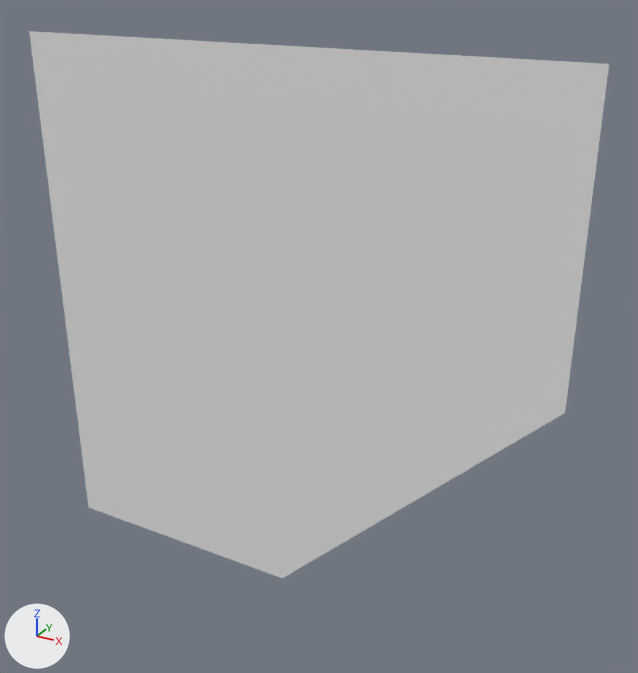
Two versions of the Blender file Assets/Models/Blender Files/cliff_middle_middle_roof.blend, one commit apart.
Rendered twice from a 50 mm lens placed at (0.739, -1.195, 0.634), pointed at (0.096, -0.025, 0.048). Lighting does not change. The marker at lower left points along +X, +Y and +Z.
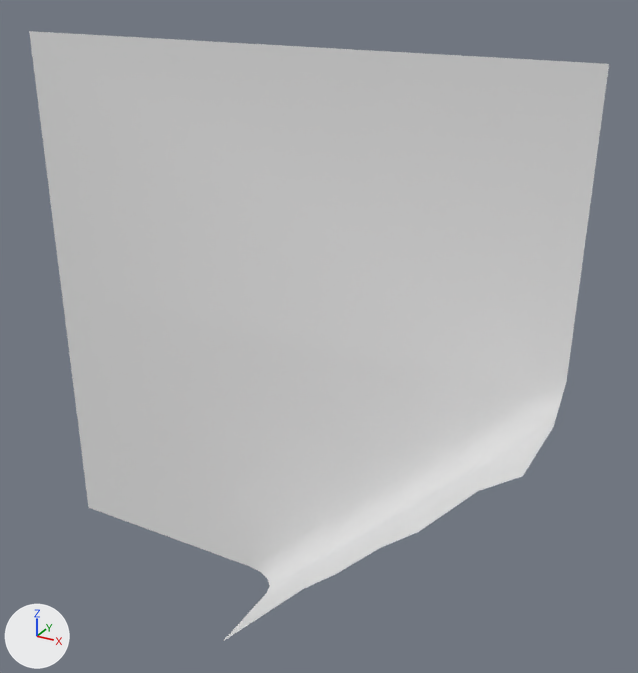
Where the change shows, as pixel boxes [x1, y1, x2, y2] in the pictures (638 x 673 px):
'Plane', reshaped (11% taller)
    before: [29, 31, 609, 578]
    after: [29, 31, 609, 641]
part 1 of me_plane, built on
    before: [227, 121, 602, 578]
    after: [223, 121, 601, 641]

Patch to the scene script:
```diff
--- a/Assets/Models/Blender Files/cliff_middle_middle_roof.blend.py
+++ b/Assets/Models/Blender Files/cliff_middle_middle_roof.blend.py
@@ me_plane @@
 # used by ob_plane; location = (0.0, 0.0, 0.0)
-me_plane.from_pydata(...)  # 6 vertices, 2 faces; spans x -0.5..0.5, y 0.0, z -0.5..0.5
+me_plane.from_pydata(...)  # 53 vertices, 41 faces; spans x -0.5..0.5, y -0.203..0.0, z -0.5..0.5
+# me_plane part 1
+# 2 vertices are removed from x 0.0..0.5, y 0.0, z -0.5..0.0
+# 2 faces are deleted
+# 41 vertices are added at x -0.074..0.497, y -0.203..-0.003, z -0.497..0.053
+# 8 new vertices lie (0.072, 0.0, 0.071) away from vertices in x -0.003..0.354, y -0.053..-0.003, z -0.497..-0.118
+# 41 new faces join them
+# me_plane part 2: the surface is now shaded smooth
```
